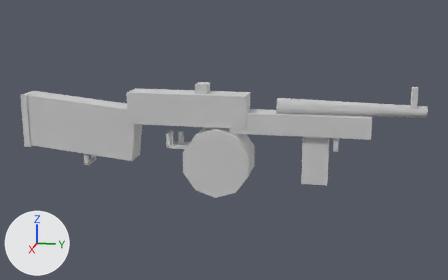
One commit to the glTF model ambush_loop/art/v2/models/thompson_lod1.glb: the scene before it, then after it.
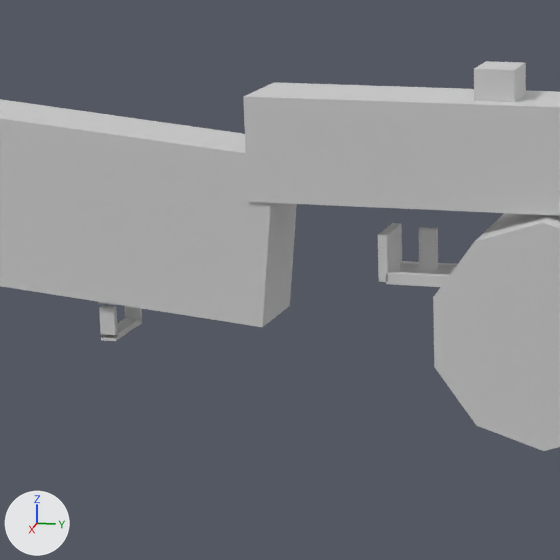
Each version is shown whole from a 50 mm lens placed at (1.235, 0.347, 0.279), pointed at (-0.003, 0.099, -0.031), then close up on the part from 12% to 49% of the width and 23% to 82% of the height. Lighting does not change. The marker at lower left points along +X, +Y and +Z. The last two pictures show the newer version. Vertices at exactly the same position are counted once.

Names of what the first close-up shows: 'thompson_body_lod1'.
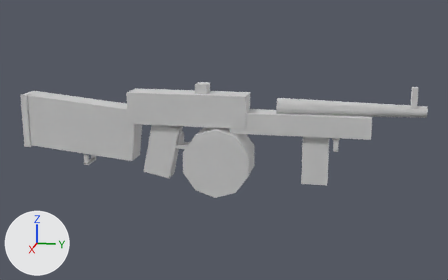
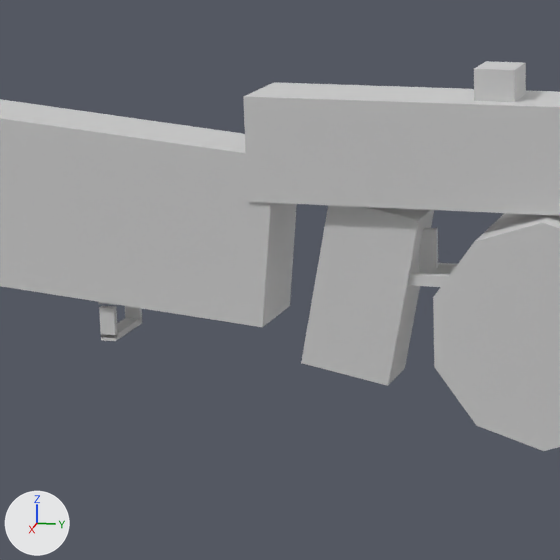
What changed in the scene script:
```text
Change me_cube_626:
    used by ob_thompson_body_lod1; location = (0.0, 0.0, 0.0)
    remove me_cube_626.from_pydata(...)  # 208 vertices, 328 faces; spans x -0.04..0.04, y -0.339..0.5, z -0.144..0.092
    add me_cube_626.from_pydata(...)  # 216 vertices, 340 faces; spans x -0.04..0.04, y -0.339..0.5, z -0.144..0.092
    me_cube_626 part 1
    8 vertices are added at x -0.02..0.02, y -0.071..0.007, z -0.115..0.005
    12 new faces join them
```

Boxes [x1, y1, x2, y2] around the edits, measured in the close-ups (560 x 560 px):
part 1 of me_cube_626, added
    after: [301, 205, 434, 386]
